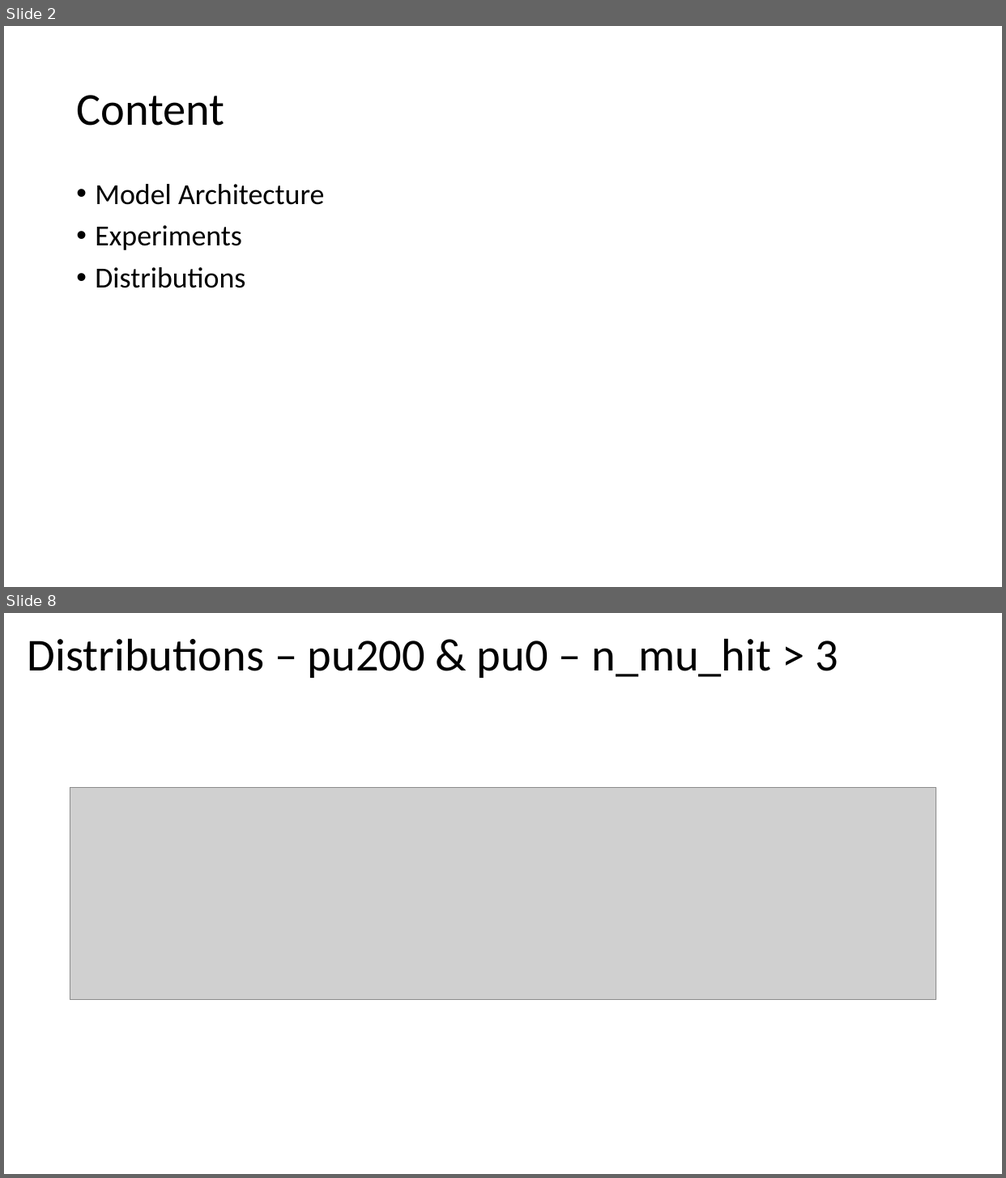
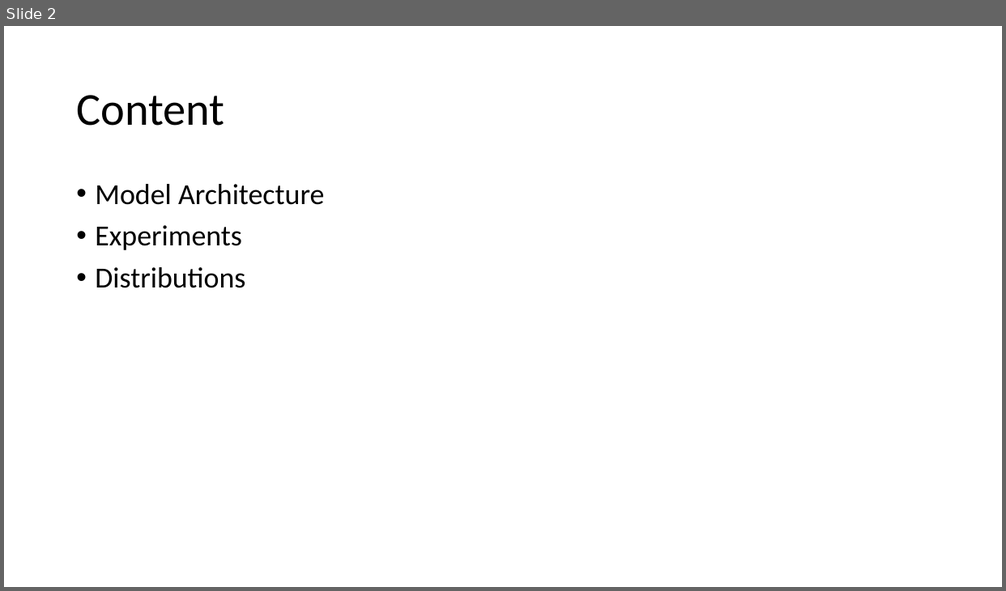
Before and after one commit to ekoenig4/Tau3MuGNNs, a slide deck: Tau3MuGNNs.pptx. Shown one above the other, each under a label of ours: slides 2 and 8 before the commit, slide 2 after it; the slides between them are not shown. The pictures are 1006x1178 and 1006x591 pixels, drawn with LibreOffice and Linux fonts; fonts in the diff are those of the drawing; grey boxes stand for pictures. Boxes give left, top, right and bottom in pixels: in the first picture for what was removed or moved away, otherwise in the second. Text is boxed around its words. In the diff, an @@ line names an element or a change of style, - is before the commit and + after.

```diff
--- a/Tau3MuGNNs.pptx
+++ b/Tau3MuGNNs.pptx
@@ slide 8 removed at (4,613,1002,1174), background #FFFFFF @@
@@ text removed at (27,638,838,678) @@
-Distributions – pu200 & pu0 – n_mu_hit > 3
@@ picture removed at (70,787,936,999) @@
```
Also in this commit, not shown: 2 slides changed, 4 slides added, 15 other slides removed, 6 other files.
